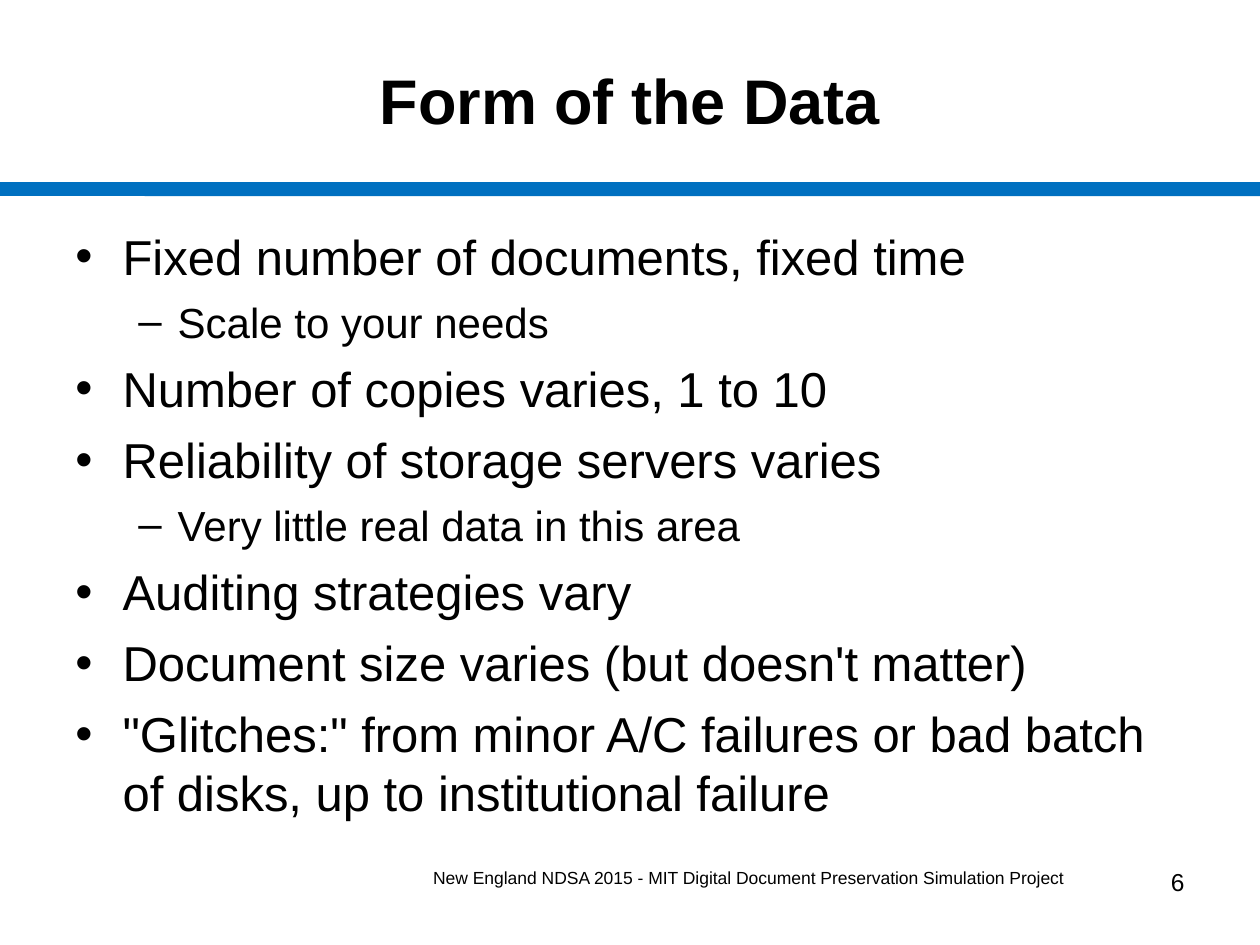
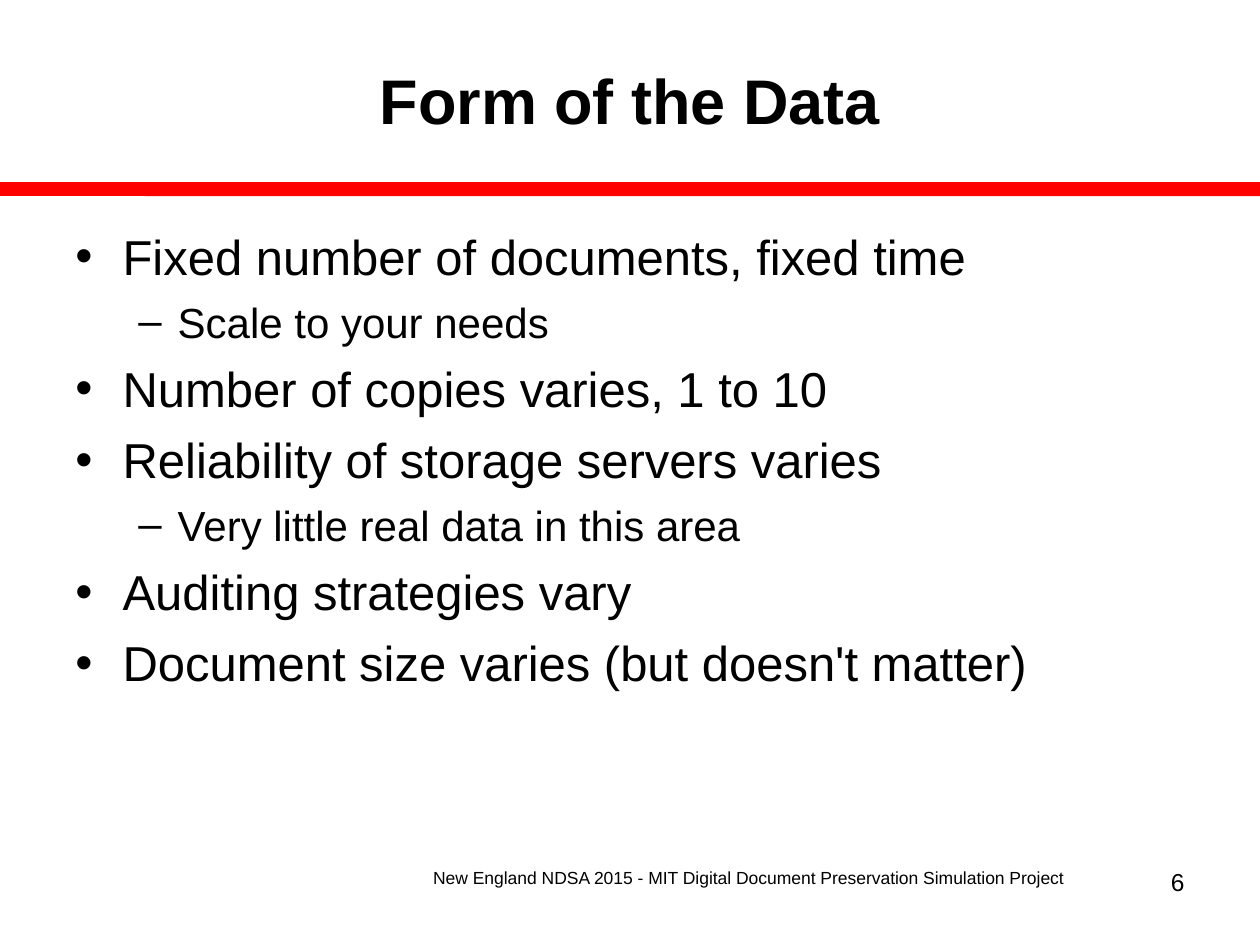
Before and after one commit to MIT-Informatics/PreservationSimulation, a slide deck: slide 6 of shelf/docs/Slides_NewEnglandNDSA.ppt. Drawn at 1260x945 pixels with LibreOffice and Linux fonts; fonts in the diff are those of the drawing. Boxes give left, top, right and bottom in pixels: in the first picture for what was removed or moved away, otherwise in the second. Text is boxed around its words. In the diff, an @@ line names an element or a change of style, - is before the commit and + after.

```diff
--- a/shelf/docs/Slides_NewEnglandNDSA.ppt
+++ b/shelf/docs/Slides_NewEnglandNDSA.ppt
@@ line (0, 189) - (1260, 189): stroke #0070C0 7.99 pt to #FF0000 7.99 pt @@
@@ text at (123,716,1145,821): paragraph removed @@
-• "Glitches:" from minor A/C failures or bad batch of disks, up to institutional failure
```
Also in this commit, not shown: 16 other slides changed, 1 other file.
